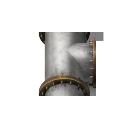
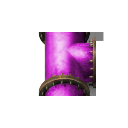
Comparing the layer stacks of the two 128×128 images. Changes:
pixels changed over [44, 32, 94, 96] (layer not identified)
